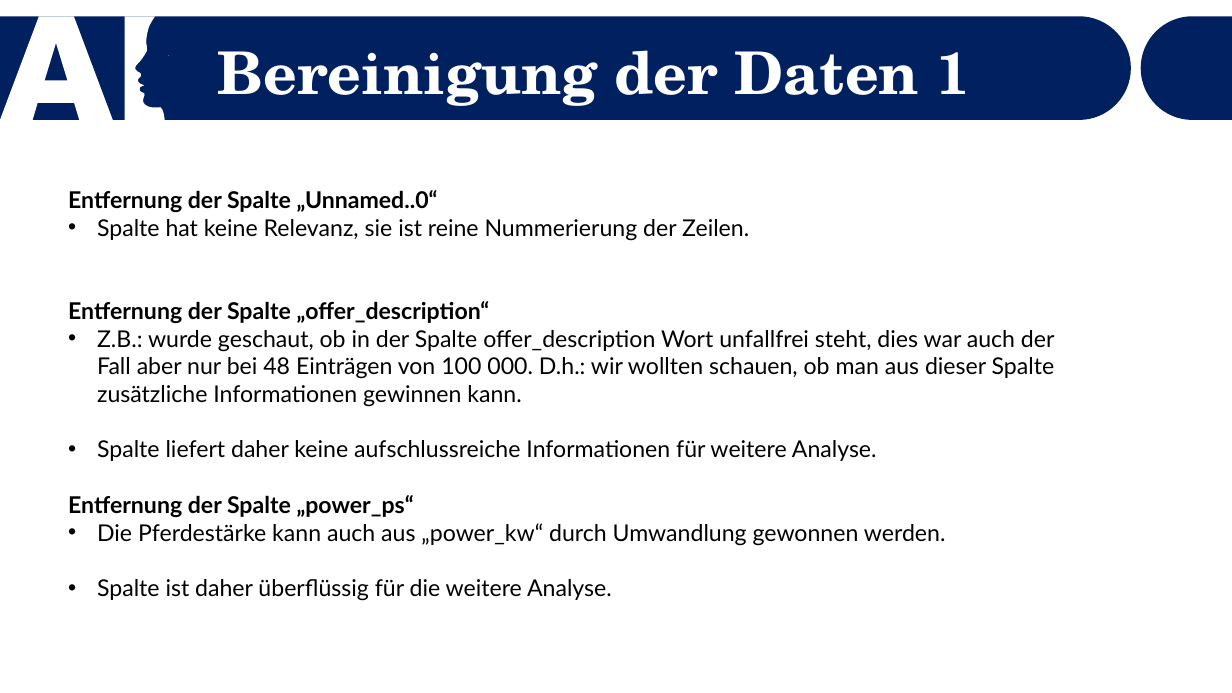
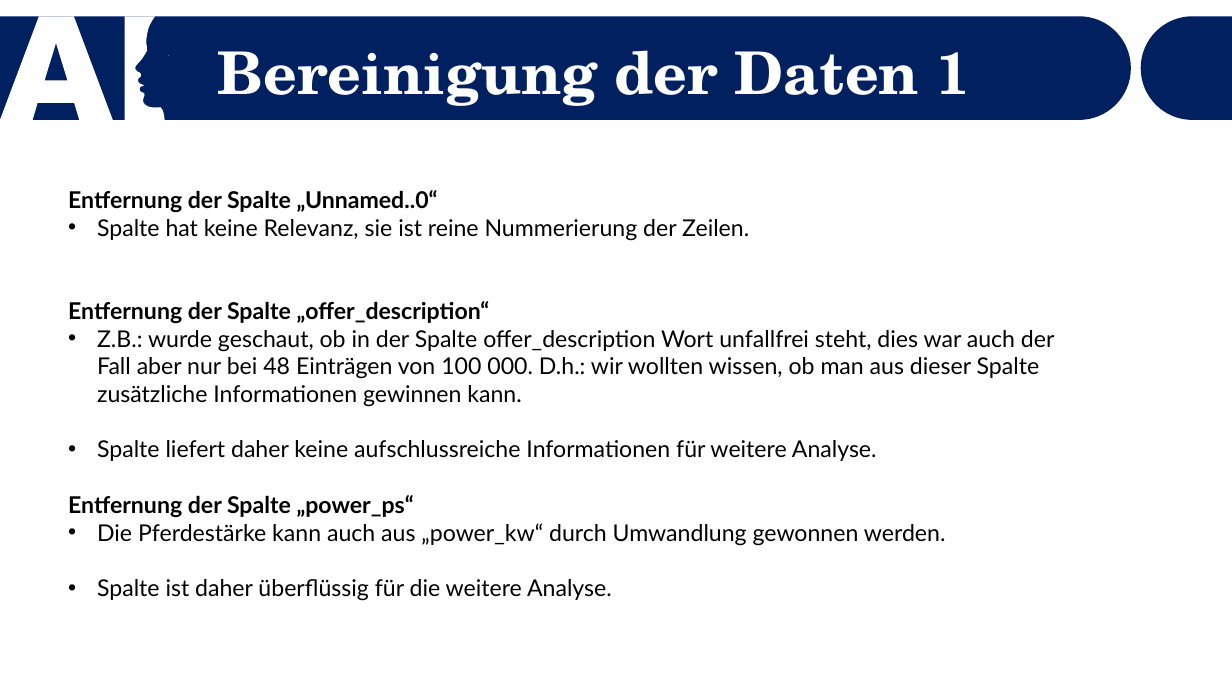
Before and after one commit to Dewin154/Projekt_Machine_Learning, a slide deck: slide 4 of Präsentation_Vorlage.pptx. Drawn at 1232x693 pixels with LibreOffice and Linux fonts; fonts in the diff are those of the drawing. Boxes give left, top, right and bottom in pixels: in the first picture for what was removed or moved away, otherwise in the second. Text is boxed around its words. In the diff, an @@ line names an element or a change of style, - is before the commit and + after.

Commit message:
Update Präsentation

```diff
--- a/Präsentation_Vorlage.pptx
+++ b/Präsentation_Vorlage.pptx
@@ text at <box>97,330,1055,407</box>: text changed @@
-• Z.B.: wurde geschaut, ob in der Spalte offer_description Wort unfallfrei steht, dies war auch der Fall aber nur bei 48 Einträgen von 100 000. D.h.: wir wollten schauen, ob man aus dieser Spalte zusätzliche Informationen gewinnen kann.
+• Z.B.: wurde geschaut, ob in der Spalte offer_description Wort unfallfrei steht, dies war auch der Fall aber nur bei 48 Einträgen von 100 000. D.h.: wir wollten wissen, ob man aus dieser Spalte zusätzliche Informationen gewinnen kann.
```
Also in this commit, not shown: 1 other slide changed, 1 slide added, 1 slide removed.
